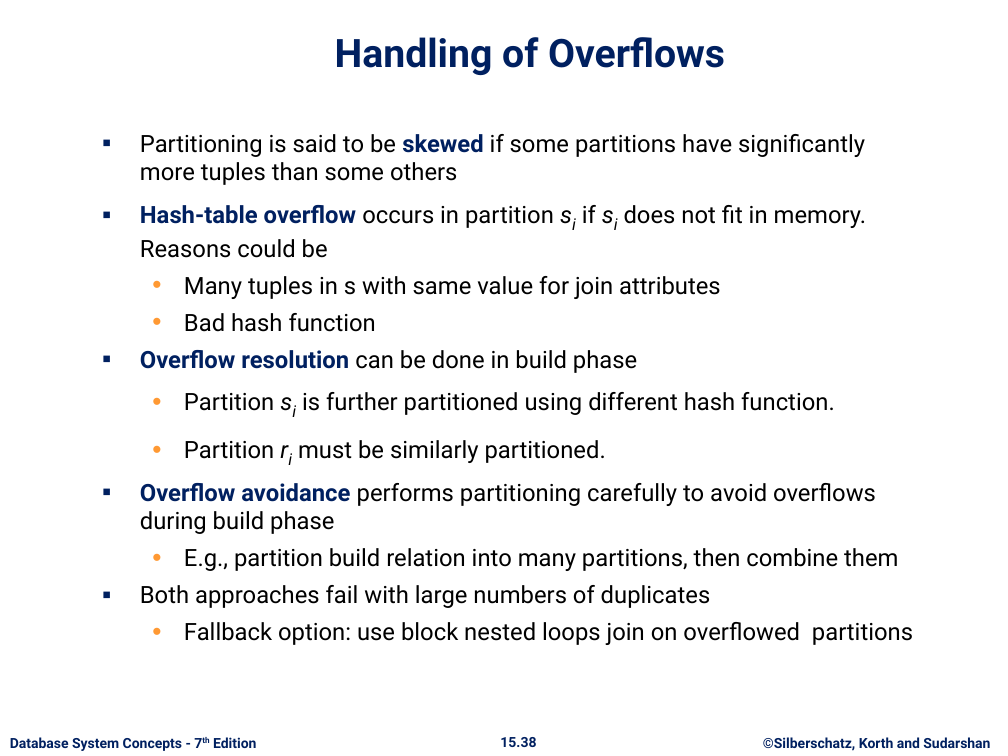
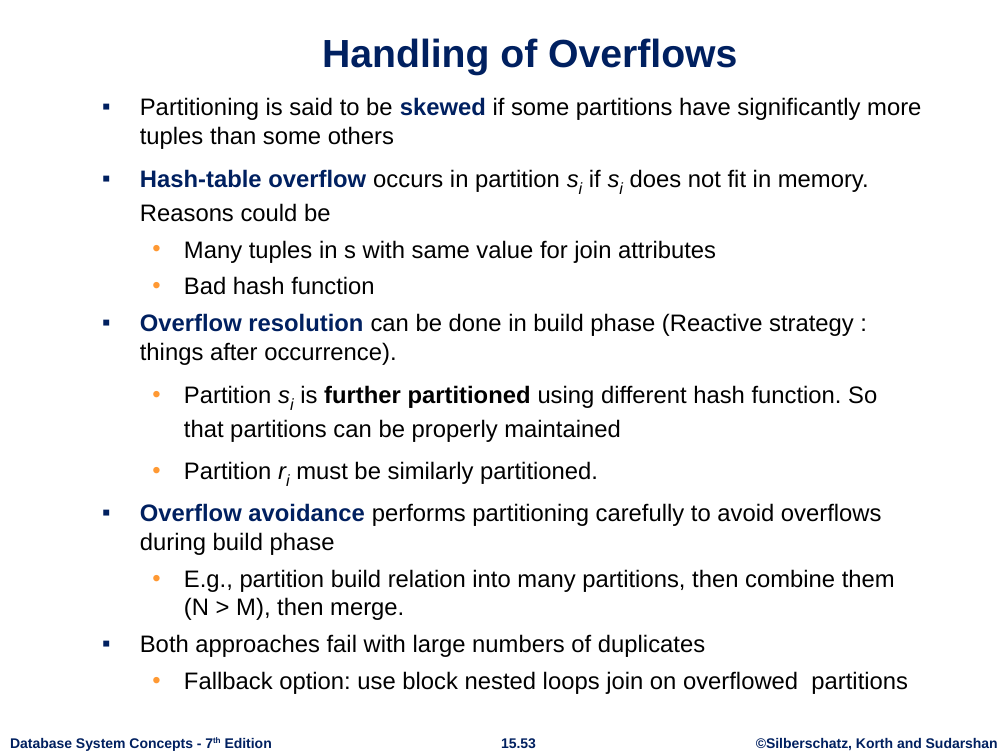
Before and after one commit to rizveeredwan/course-contents, a slide deck: slide 53 of CSE-3104/ch15.pptx (slide 38 before the commit). Drawn at 1008x756 pixels with LibreOffice and Linux fonts; fonts in the diff are those of the drawing; background and template pictures are left out. Boxes give left, top, right and bottom in pixels: in the first picture for what was removed or moved away, otherwise in the second. Text is boxed around its words. In the diff, an @@ line names an element or a change of style, - is before the commit and + after.

```diff
--- a/CSE-3104/ch15.pptx
+++ b/CSE-3104/ch15.pptx
@@ title "Handling of Overflows" at (322,38,737,75): font Roboto to Arial @@
@@ text "Partitioning is said to be ...": place and size @@
-text "Partitioning is said to be ..." at (140,134,913,645)
+text "Partitioning is said to be ..." at (140,97,921,694)
@@ text at (140,97,921,694): font Roboto to Arial in "Partitioning is said to be skewed if ...", "Hash-table overflow occurs in partition si if ...", "Many tuples in s with same value ...", "Bad hash function" and 4 more places; less space between paragraphs; more space between paragraphs @@
@@ text at (140,313,877,442): text changed; font Roboto to Arial @@
-▪ Overflow resolution can be done in build phase
-  • Partition si is further partitioned using different hash function.
+▪ Overflow resolution can be done in build phase (Reactive strategy : things after occurrence).
+  • Partition si is further partitioned using different hash function. So that partitions can be properly maintained
@@ text at (184,569,895,620): text changed; font Roboto to Arial @@
-  • E.g., partition build relation into many partitions, then combine them
+  • E.g., partition build relation into many partitions, then combine them (N > M), then merge.
@@ text "Database System Concepts - 7th ..." at (10,738,272,751): font Roboto to Arial; less space between paragraphs @@
@@ page number at (501,738,536,748): text changed; font Roboto to Arial @@
-15.38
+15.53
@@ text "©Silberschatz, Korth and Sudarshan" at (756,738,998,751): font Roboto to Arial; less space between paragraphs @@
```
Also in this commit, not shown: 62 other slides changed, 17 slides added.
